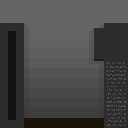
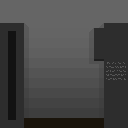
Layers edited between the first and the second 128×128 image:
painted on "Layer 2" over [left=106, top=82, right=126, bottom=126]
